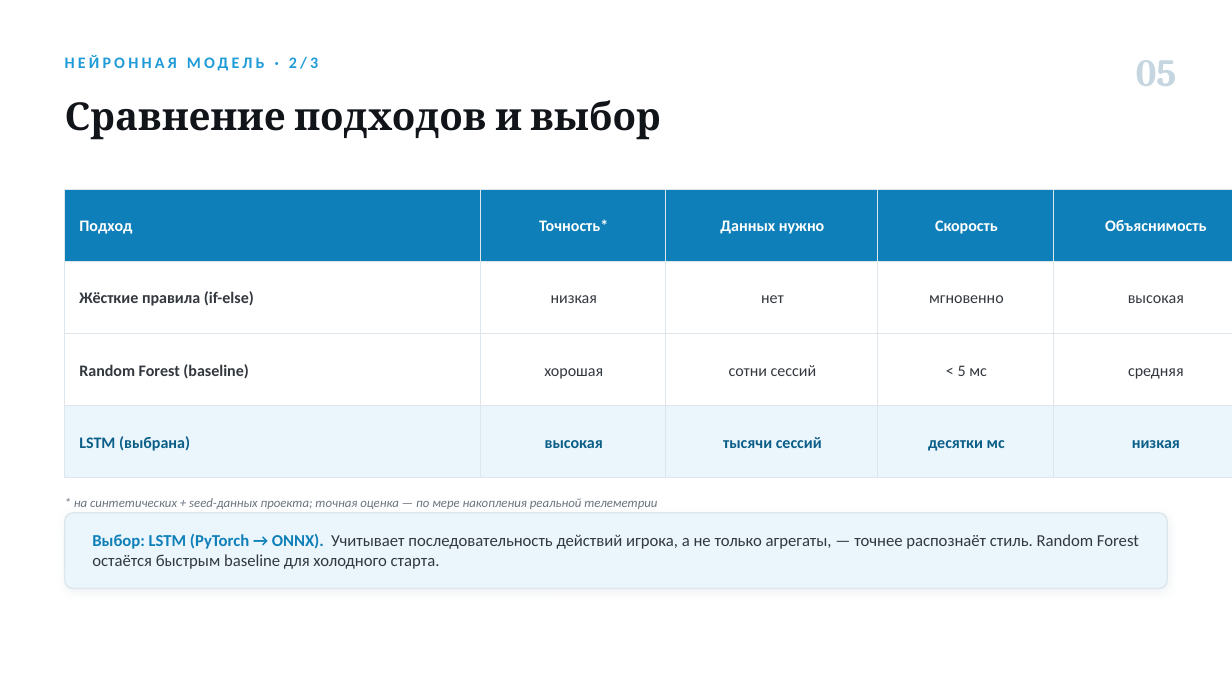
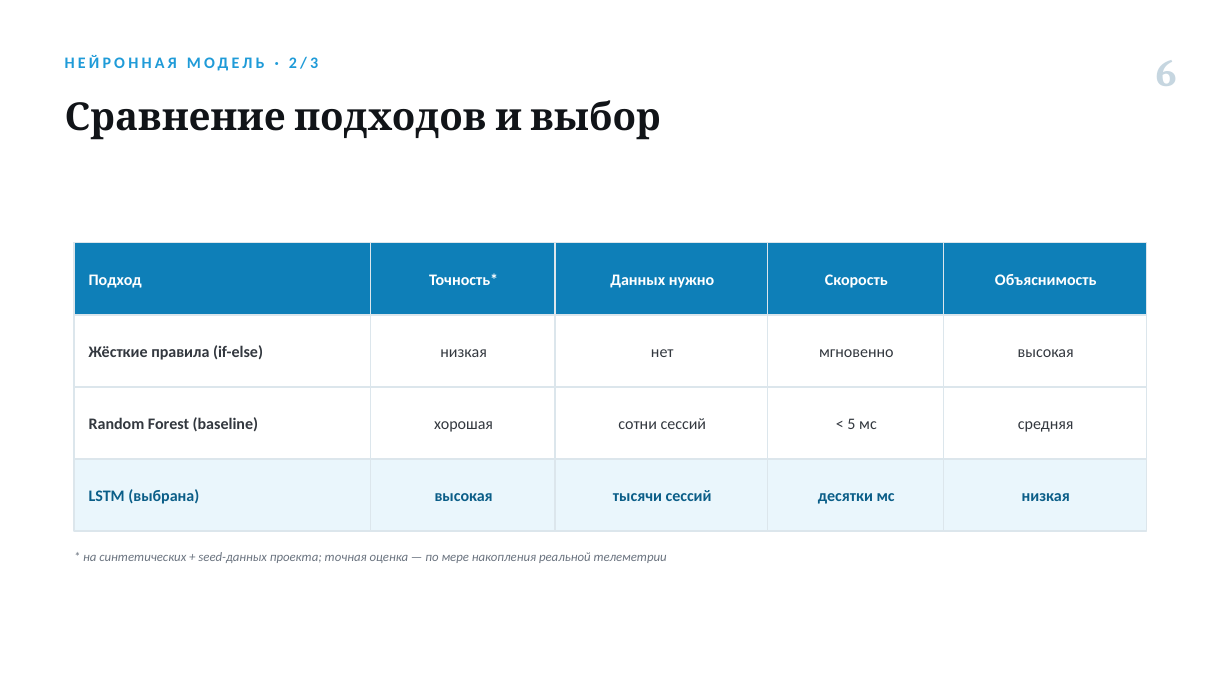
Before and after one commit to Antizi/diplom-Game_Plugs_Ai, a slide deck: slide 6 of presentations/Изотов_ВКР_нейросетевая-модель.pptx. Drawn at 1232x693 pixels with LibreOffice and Linux fonts; fonts in the diff are those of the drawing. Boxes give left, top, right and bottom in pixels: in the first picture for what was removed or moved away, otherwise in the second. Text is boxed around its words. In the diff, an @@ line names an element or a change of style, - is before the commit and + after.

```diff
--- a/presentations/Изотов_ВКР_нейросетевая-модель.pptx
+++ b/presentations/Изотов_ВКР_нейросетевая-модель.pptx
@@ text at box(1156, 60, 1177, 86): text changed @@
-05
+6
@@ rectangle: place and size @@
-rectangle at box(65, 189, 481, 262)
+rectangle at box(74, 243, 371, 315)
@@ rectangle: place and size @@
-rectangle at box(65, 262, 481, 334)
+rectangle at box(74, 315, 371, 387)
@@ rectangle: place and size @@
-rectangle at box(65, 334, 481, 406)
+rectangle at box(74, 387, 371, 459)
@@ 16 texts, 16 rectangles: place and size @@
-16 texts, 16 rectangles at box(481, 189, 1232, 478)
+16 texts, 16 rectangles at box(371, 243, 1147, 531)
@@ rectangle: place and size @@
-rectangle at box(65, 406, 481, 478)
+rectangle at box(74, 459, 371, 531)
@@ rounded rectangle removed at box(65, 513, 1167, 589) @@
@@ text removed at box(92, 534, 1139, 569) @@
-Выбор: LSTM (PyTorch → ONNX). Учитывает последовательность действий игрока, а не только агрегаты, — точнее распознаёт стиль. Random Forest остаётся быстрым baseline для холодного старта.
@@ 5 texts: place and size @@
-5 texts at box(74, 220, 657, 509)
+5 texts at box(83, 274, 667, 563)
```
Also in this commit, not shown: 10 other slides changed, 3 other files.
